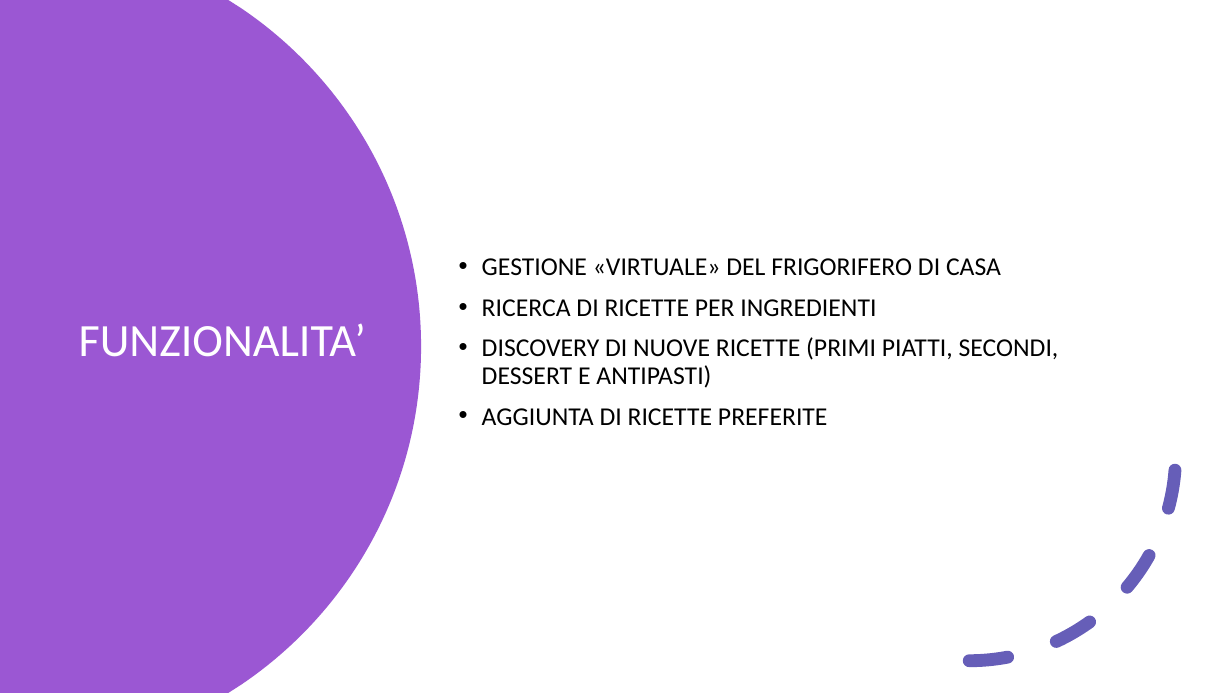
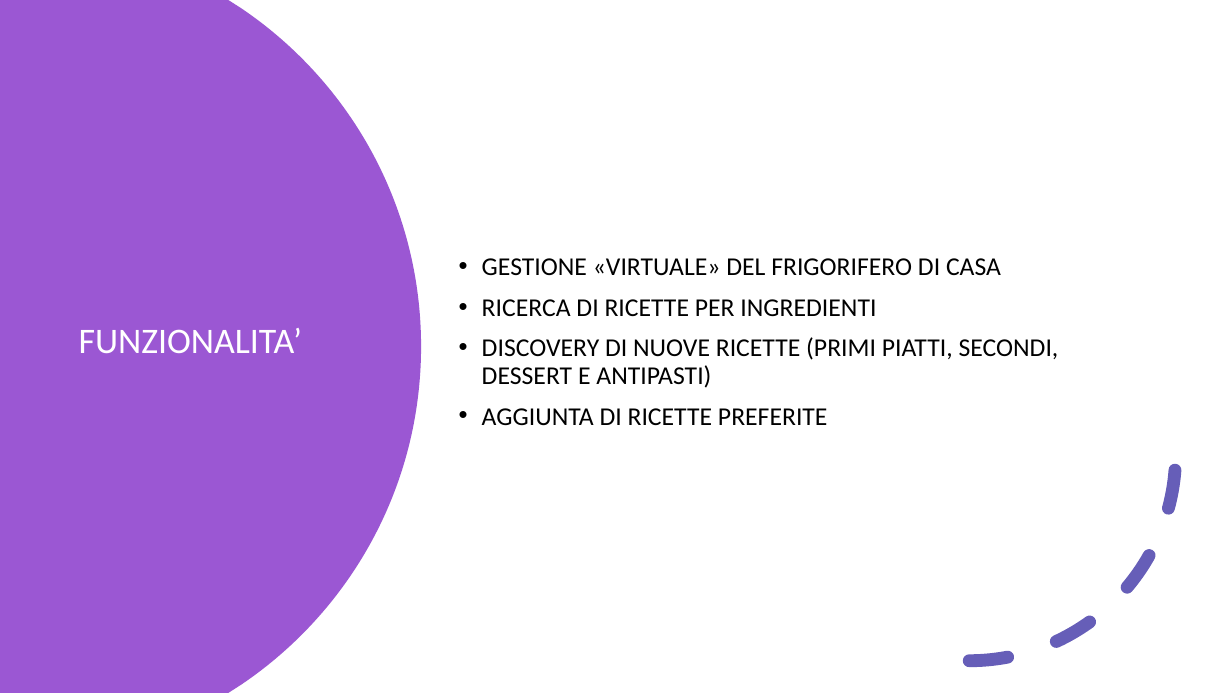
Before and after one commit to rcambianica/food-alchemy, a slide deck: slide 2 of documentazione/Presentazione gruppo Majo - Food Alchemy.pptx. Drawn at 1232x693 pixels with LibreOffice and Linux fonts; fonts in the diff are those of the drawing. Boxes give left, top, right and bottom in pixels: in the first picture for what was removed or moved away, otherwise in the second. Text is boxed around its words. In the diff, an @@ line names an element or a change of style, - is before the commit and + after.

```diff
--- a/documentazione/Presentazione gruppo Majo - Food Alchemy.pptx
+++ b/documentazione/Presentazione gruppo Majo - Food Alchemy.pptx
@@ title "FUNZIONALITA’" at [79,328,302,353]: size 36 to 28 pt @@
```
Also in this commit, not shown: 2 other slides changed.
